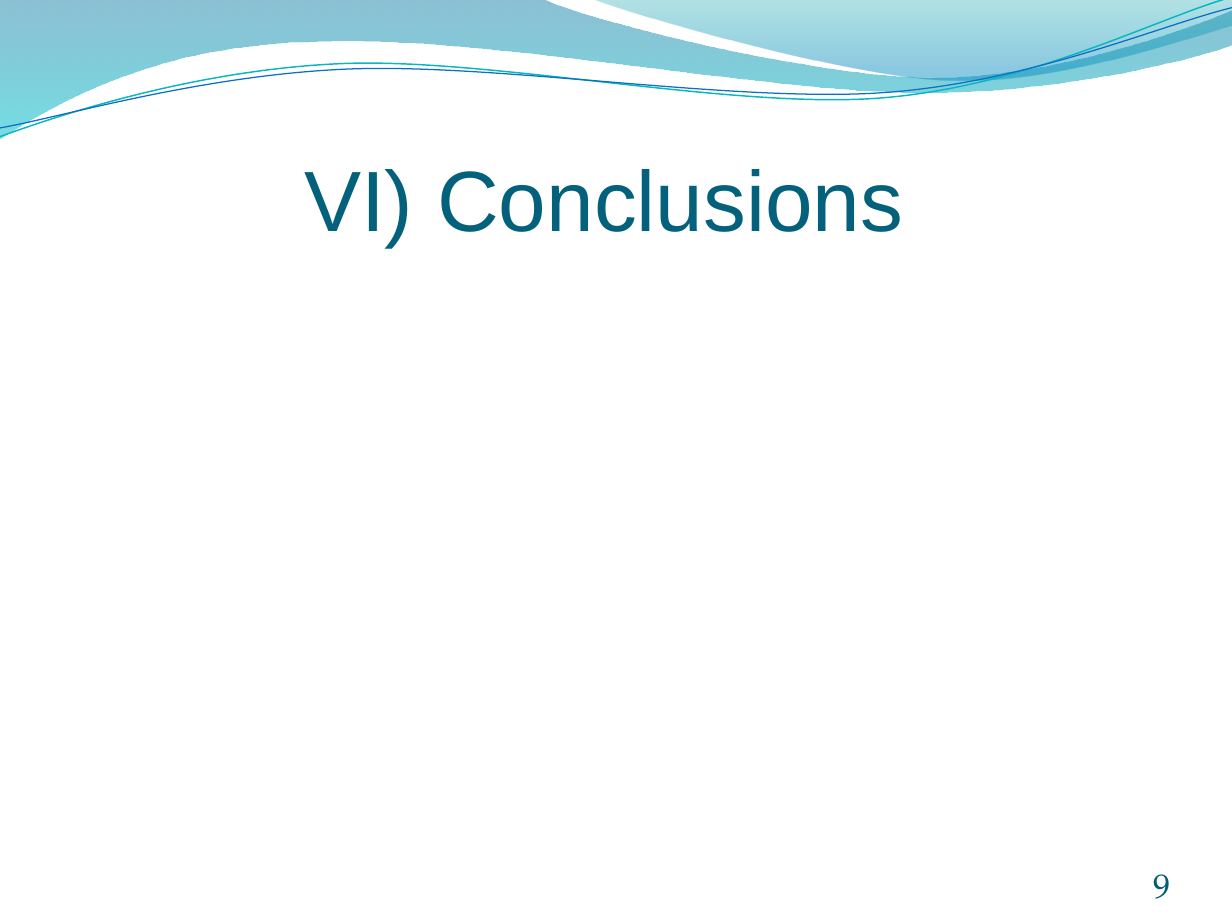
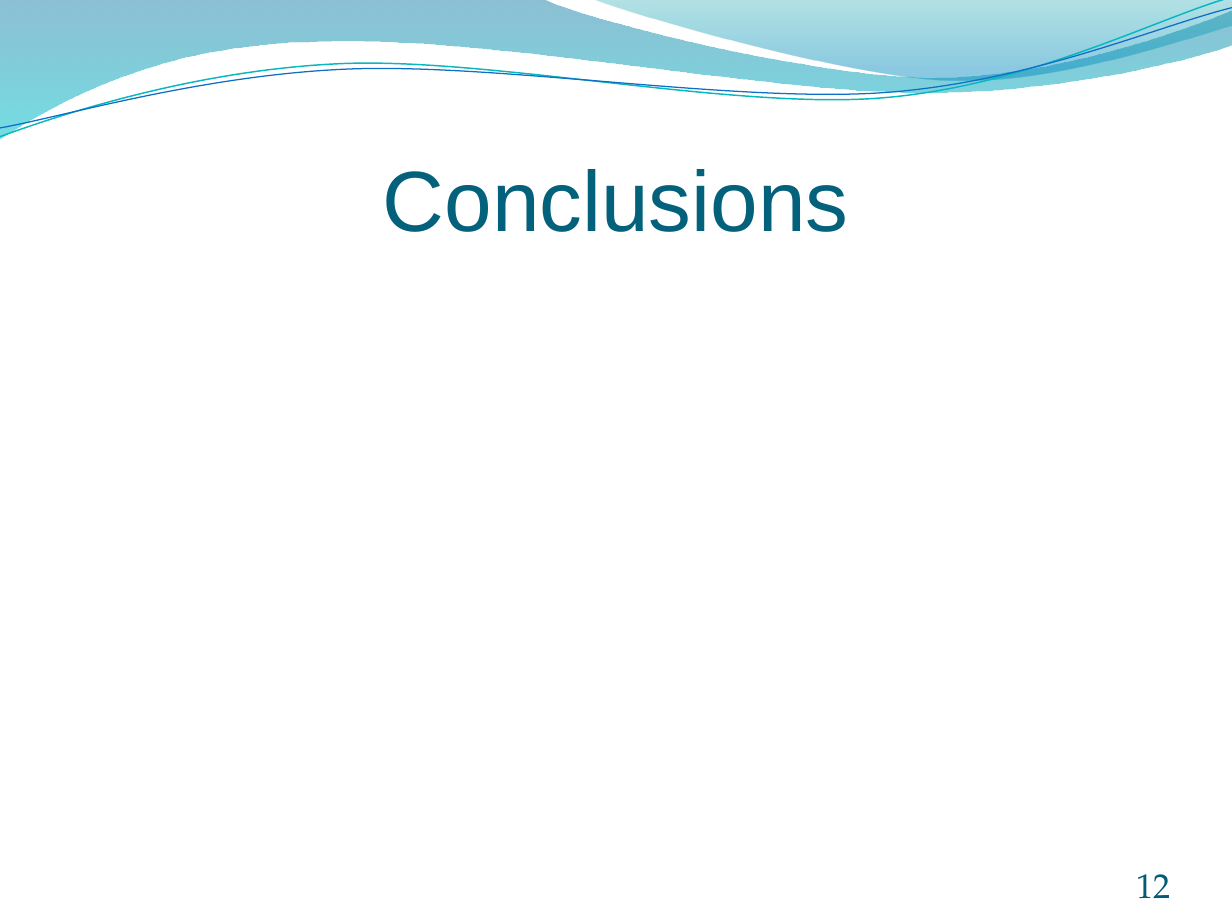
Before and after one commit to rogelja/Projet, a slide deck: slide 12 of PowerPoint/Présentation soutenance.pptx (slide 9 before the commit). Drawn at 1232x924 pixels with LibreOffice and Linux fonts; fonts in the diff are those of the drawing. Boxes give left, top, right and bottom in pixels: in the first picture for what was removed or moved away, otherwise in the second. Text is boxed around its words. In the diff, an @@ line names an element or a change of style, - is before the commit and + after.

```diff
--- a/PowerPoint/Présentation soutenance.pptx
+++ b/PowerPoint/Présentation soutenance.pptx
@@ title at [383, 169, 849, 232]: text changed @@
-VI) Conclusions
+Conclusions
@@ page number at [1136, 874, 1170, 898]: text changed @@
-9
+12
```
Also in this commit, not shown: 5 other slides changed, 6 slides added, 2 slides removed, 5 other files.
